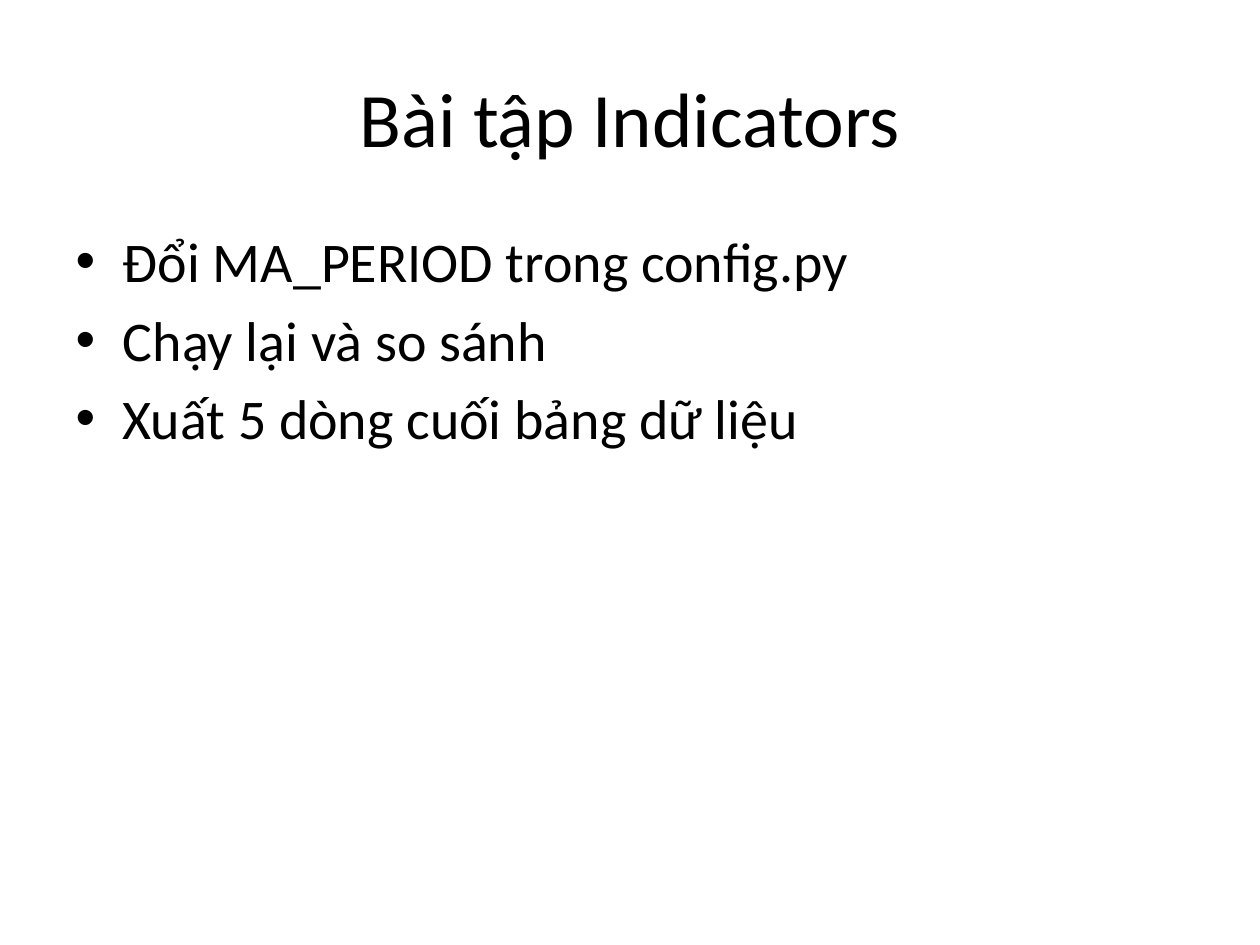
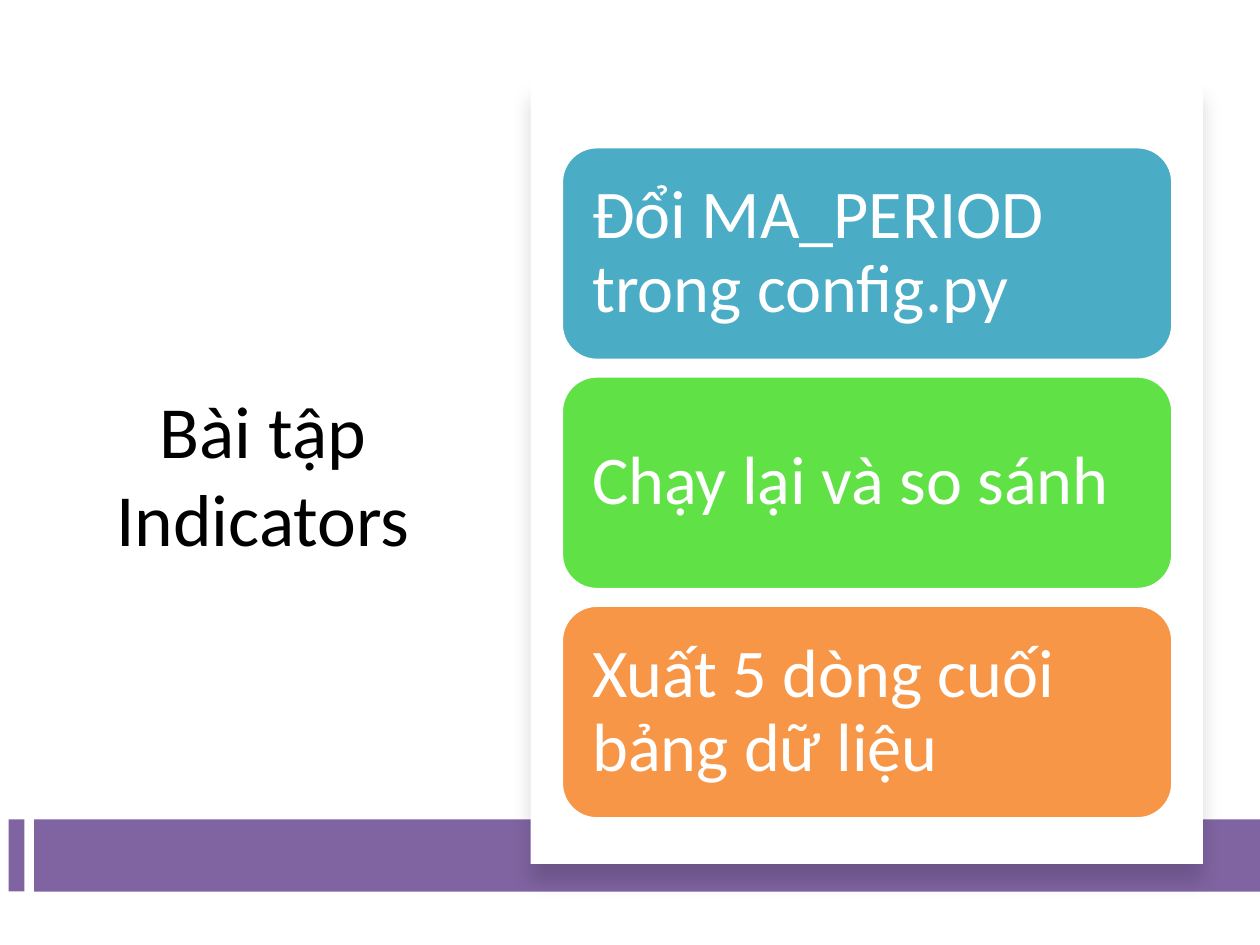
Before and after one commit to j4ngler/Bot_Trading, a slide deck: slide 5 of Buoi2_TradingBot_Slides.pptx. Drawn at 1260x945 pixels with LibreOffice and Linux fonts; fonts in the diff are those of the drawing. Boxes give left, top, right and bottom in pixels: in the first picture for what was removed or moved away, otherwise in the second. Text is boxed around its words. In the diff, an @@ line names an element or a change of style, - is before the commit and + after.

```diff
--- a/Buoi2_TradingBot_Slides.pptx
+++ b/Buoi2_TradingBot_Slides.pptx
@@ rectangle added at <box>530,81,1203,863</box>, fill #FFFFFF @@
@@ title "Bài tập Indicators": place and size @@
-title "Bài tập Indicators" at <box>359,93,900,160</box>
+title "Bài tập Indicators" at <box>116,407,409,547</box>
@@ title "Bài tập Indicators" at <box>116,407,409,547</box>: size 44 to 42 pt @@
@@ text removed at <box>123,238,847,449</box> @@
-• Đổi MA_PERIOD trong config.py
-• Chạy lại và so sánh
-• Xuất 5 dòng cuối bảng dữ liệu
@@ group added at <box>562,146,1173,819</box>: 3 rounded rectangles, 3 texts @@
+Đổi MA_PERIOD trong config.py
+Chạy lại và so sánh
+Xuất 5 dòng cuối bảng dữ liệu
@@ rectangle added at <box>8,820,23,891</box>, fill #8064A2 @@
@@ rectangle added at <box>34,820,1260,892</box>, fill #8064A2 @@
```
Also in this commit, not shown: 10 other slides changed, 1 slide removed, 10 other files.
